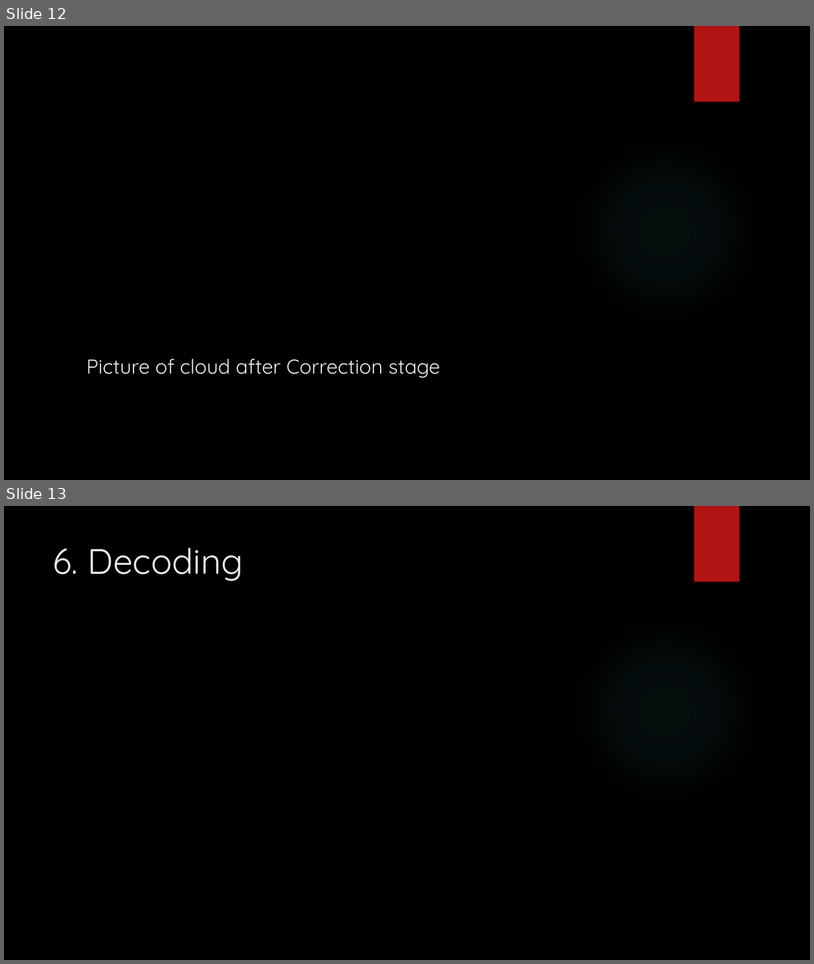
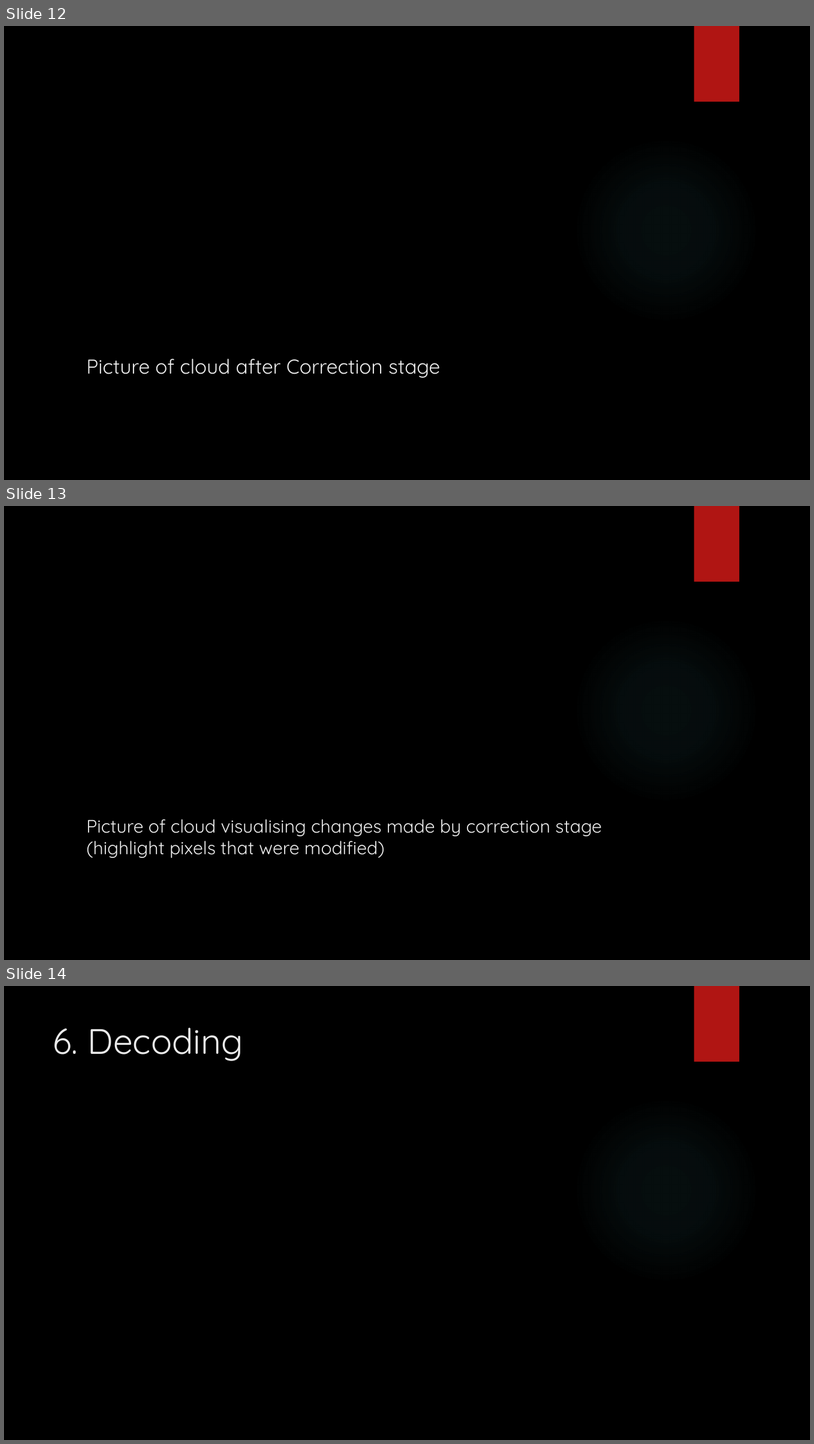
Before and after one commit to thysol/FYP, a slide deck: FYP_Demo.pptx. Shown one above the other, each under a label of ours: slides 12 and 13 before the commit, slides 12, 13 and 14 after it. The pictures are 814x964 and 814x1444 pixels, drawn with LibreOffice and Linux fonts; fonts in the diff are those of the drawing; background and template pictures are left out. Boxes give left, top, right and bottom in pixels: in the first picture for what was removed or moved away, otherwise in the second. Text is boxed around its words. In the diff, an @@ line names an element or a change of style, - is before the commit and + after.

```diff
--- a/FYP_Demo.pptx
+++ b/FYP_Demo.pptx
@@ slide 13 added at bbox=[4, 506, 810, 960], background picture (left out); not listed: 2 template elements that a slide beside it also shows @@
@@ title added at bbox=[86, 819, 602, 858], 21.6 pt, text #EBEBEB @@
+Picture of cloud visualising changes made by correction stage (highlight pixels that were modified)
@@ what was slide 13 is now slide 14 @@
```
Also in this commit, not shown: 2 other files.
